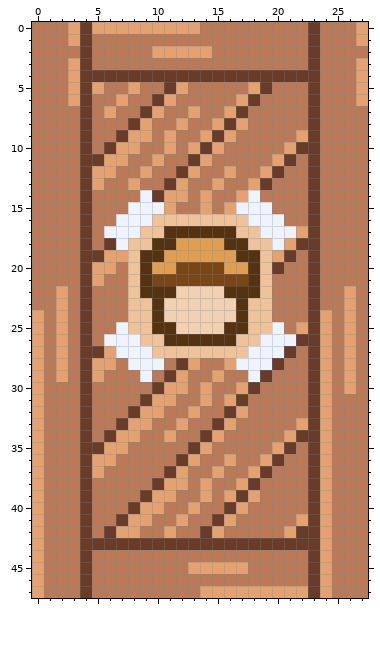
Pixel-art file: Assets/objects/crate/src/crate tall.aseprite. The picture above was drawn from the file before the commit.
28x48 pixels, 1 frame. Colours within 5 levels of each other are drawn and written as one.
And afterwards:
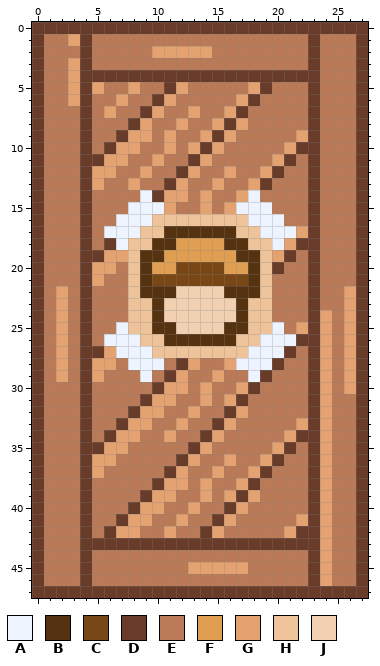
Palette (. is transparent): A #edf3ff  B #563310  C #794716  D #693b29  E #ba7a57  F #e09e52  G #e5a271  H #eec39a  J #f1d1b2
Edits made:
layer "border" added
Layer "border":
Colour D replaces colour E in row 0 at x 0 to 2, 14 to 22 and 24 to 26; in row 1 at x 0; in row 2 at x 0 and 27; in rows 3 to 6 at x 0; in rows 7 to 23 at x 0 and 27; in rows 24 to 46 at x 27.
Colour D replaces colour E in row 47 at x 1 to 3, 5 to 13 and 25 to 27.
Colour D replaces colour G in row 0 at x 3, 5 to 13 and 27; in row 1 at x 27; in rows 3 to 6 at x 27; in rows 24 to 46 at x 0; in row 47 at x 0, 14 to 22 and 24.
Pixel boxes of the changes (left, top, right, bottom) in both pictures:
changed: (32, 22, 368, 598)
